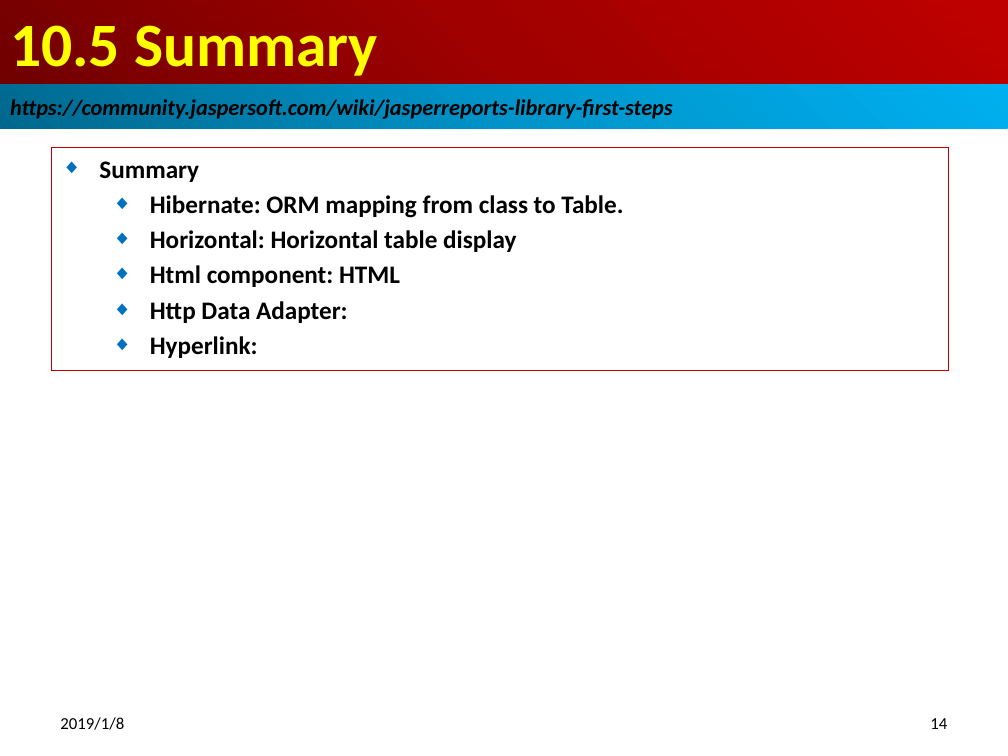
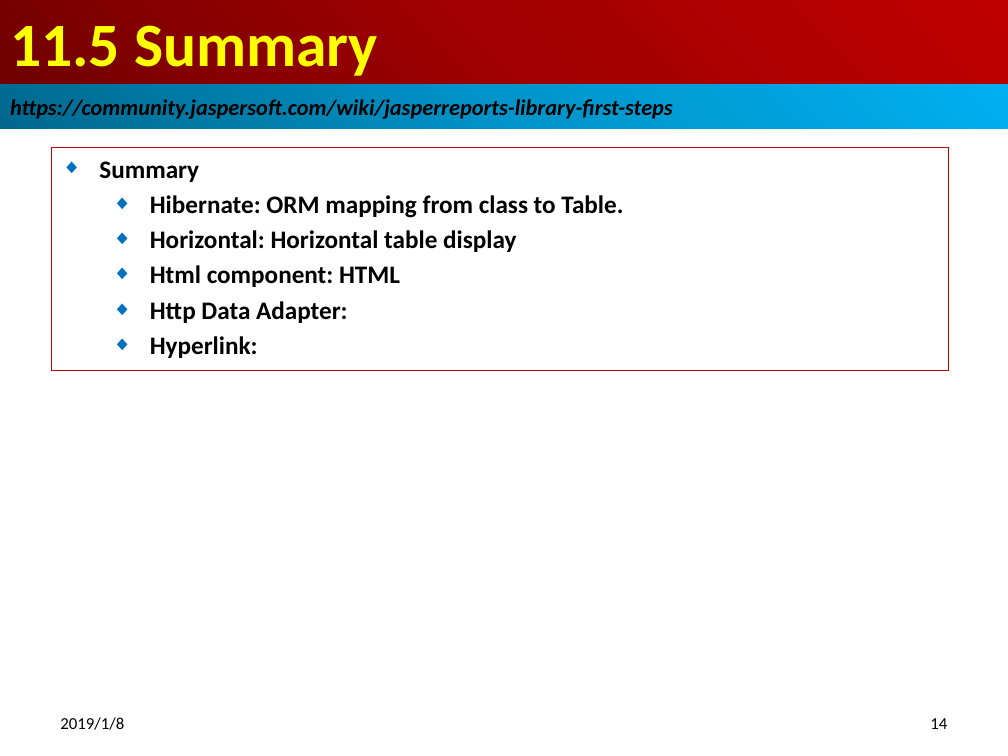
Before and after one commit to peterhchen/100-jasper-report-api-6.7.0, a slide deck: slide 14 of 15_Ch11_API_h.pptx. Drawn at 1008x756 pixels with LibreOffice and Linux fonts; fonts in the diff are those of the drawing. Boxes give left, top, right and bottom in pixels: in the first picture for what was removed or moved away, otherwise in the second. Text is boxed around its words. In the diff, an @@ line names an element or a change of style, - is before the commit and + after.

```diff
--- a/15_Ch11_API_h.pptx
+++ b/15_Ch11_API_h.pptx
@@ title at (x1=10, y1=25, x2=378, y2=76): text changed @@
-10.5 Summary
+11.5 Summary
```
Also in this commit, not shown: 5 other slides changed, 41 other files.
